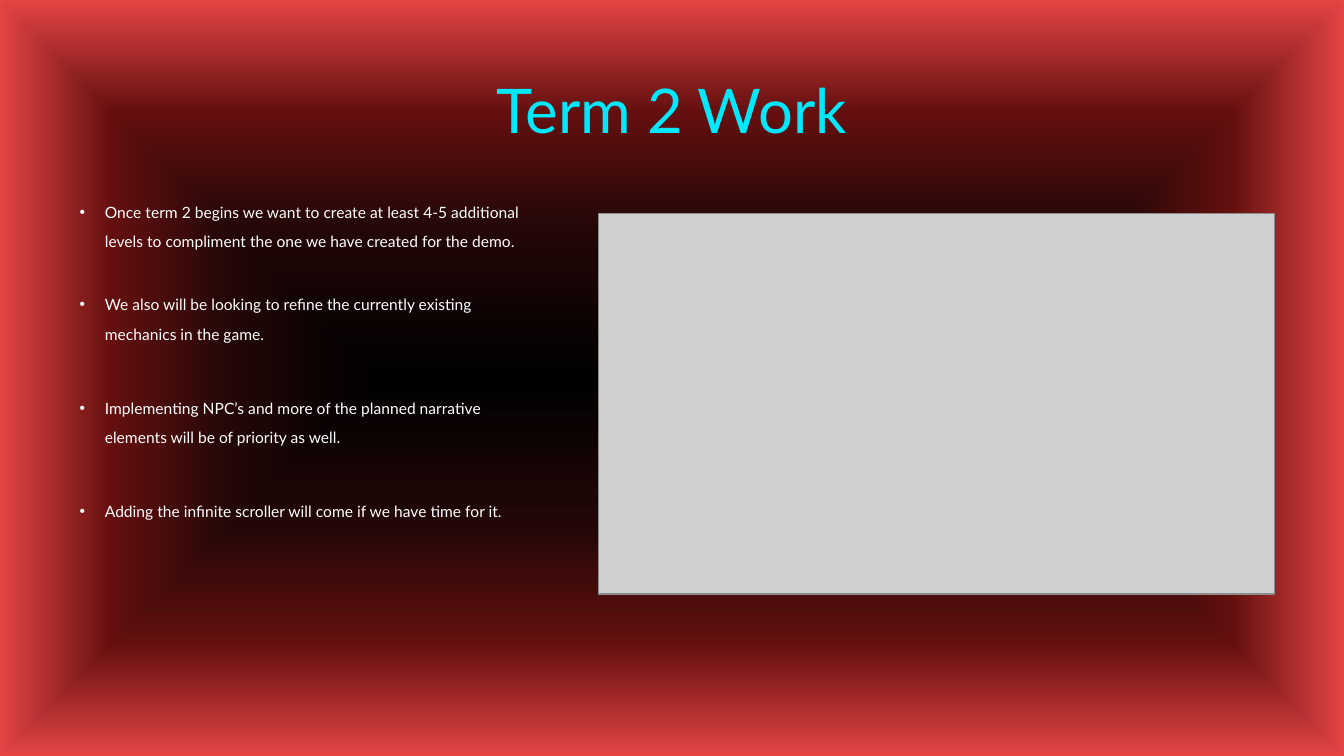
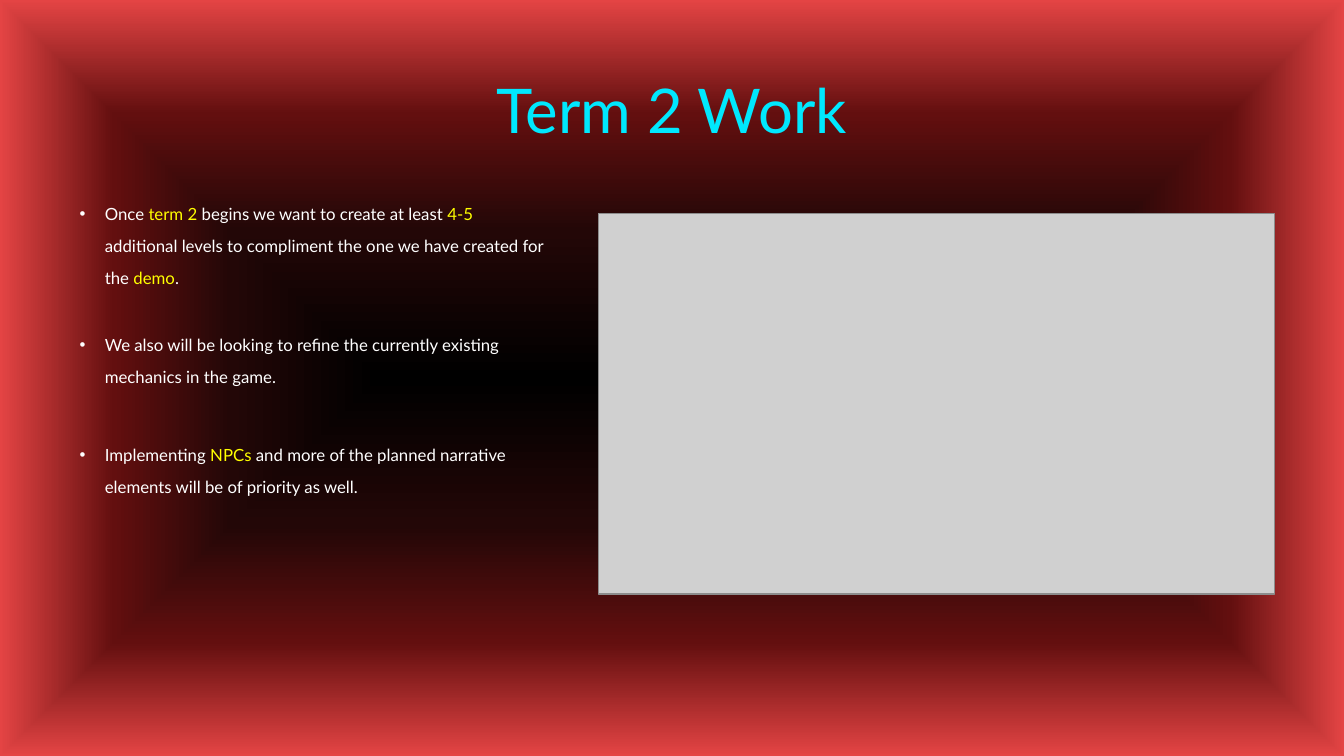
Before and after one commit to forrest10101/Portfolio-Platformer, a slide deck: slide 13 of TechnoSprint Pitch Presentation.pptx. Drawn at 1344x756 pixels with LibreOffice and Linux fonts; fonts in the diff are those of the drawing; grey boxes stand for pictures; background and template pictures are left out. Boxes give left, top, right and bottom in pixels: in the first picture for what was removed or moved away, otherwise in the second. Text is boxed around its words. In the diff, an @@ line names an element or a change of style, - is before the commit and + after.

```diff
--- a/TechnoSprint Pitch Presentation.pptx
+++ b/TechnoSprint Pitch Presentation.pptx
@@ text at (105, 207, 544, 386): size 11.1 to 12 pt in "Once term 2 begins we want to ...", "We also will be looking to refine ..."; text colour #FFFFFF to #FFFF00 in "term 2 4-5 demo." @@
@@ text at (105, 447, 506, 496): text changed; size 11.1 to 12 pt @@
-• Implementing NPC’s and more of the planned narrative elements will be of priority as well.
-• Adding the infinite scroller will come if we have time for it.
+• Implementing NPCs and more of the planned narrative elements will be of priority as well.
```
Also in this commit, not shown: 5 other slides changed, 1 slide added, 1 slide removed.
